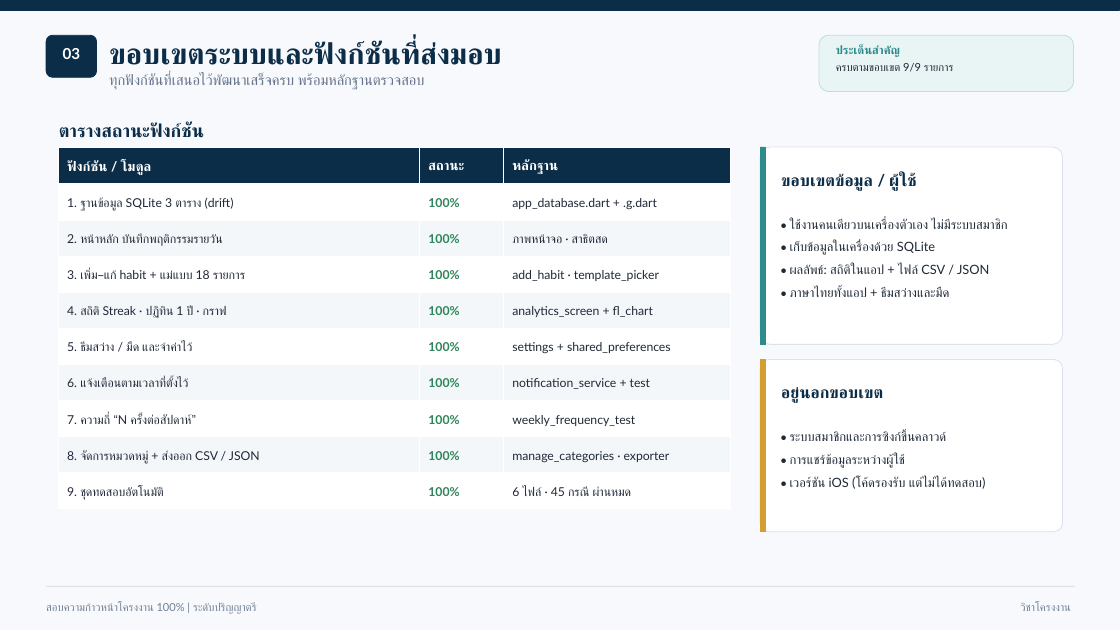
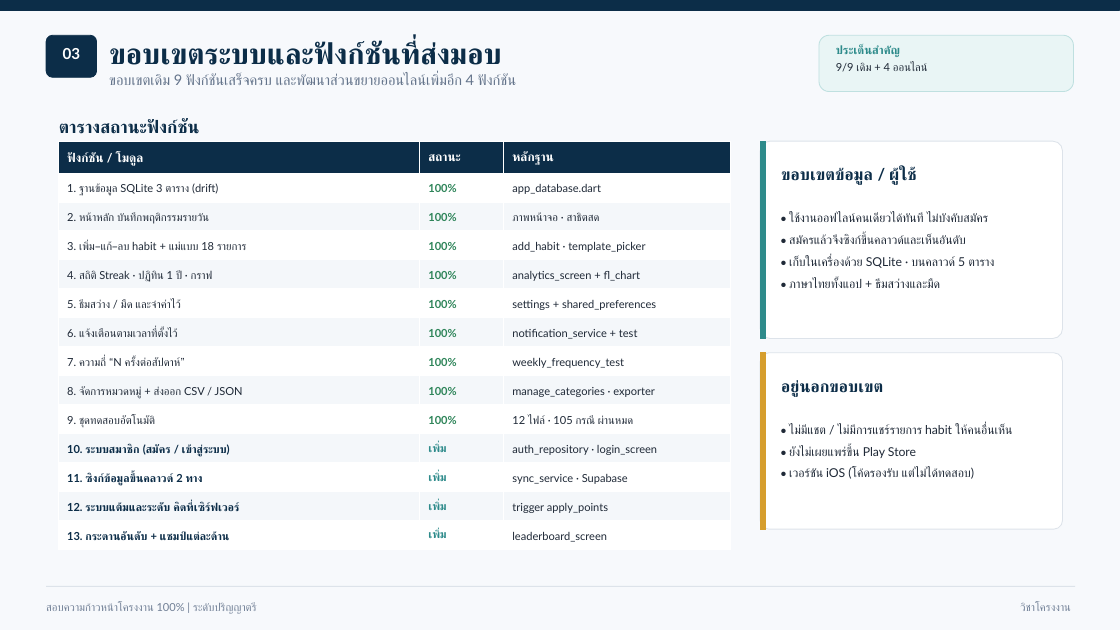
Before and after one commit to SuperMeteo/habit_tracker, a slide deck: slide 4 of docs/นำเสนอ100_HabitTracker.pptx. Drawn at 1120x630 pixels with LibreOffice and Linux fonts; fonts in the diff are those of the drawing. Boxes give left, top, right and bottom in pixels: in the first picture for what was removed or moved away, otherwise in the second. Text is boxed around its words. In the diff, an @@ line names an element or a change of style, - is before the commit and + after.

```diff
--- a/docs/นำเสนอ100_HabitTracker.pptx
+++ b/docs/นำเสนอ100_HabitTracker.pptx
@@ text at bbox=[109, 73, 516, 85]: text changed @@
-ทุกฟังก์ชันที่เสนอไว้พัฒนาเสร็จครบ พร้อมหลักฐานตรวจสอบ
+ขอบเขตเดิม 9 ฟังก์ชันเสร็จครบ และพัฒนาส่วนขยายออนไลน์เพิ่มอีก 4 ฟังก์ชัน
@@ text at bbox=[836, 63, 927, 72]: text changed @@
-ครบตามขอบเขต 9/9 รายการ
+9/9 เดิม + 4 ออนไลน์
@@ text "ตารางสถานะฟังก์ชัน" at bbox=[59, 119, 200, 134]: size 15.5 to 15 pt @@
@@ table at bbox=[59, 141, 731, 550] @@
-row 2, column 3: app_database.dart + .g.dart
+row 2, column 3: app_database.dart
-row 4, column 1: 3. เพิ่ม–แก้ habit + แม่แบบ 18 รายการ
+row 4, column 1: 3. เพิ่ม–แก้–ลบ habit + แม่แบบ 18 รายการ
-row 10: 9. ชุดทดสอบอัตโนมัติ | 100% | 6 ไฟล์ · 45 กรณี ผ่านหมด
+row 10: 9. ชุดทดสอบอัตโนมัติ | 100% | 12 ไฟล์ · 105 กรณี ผ่านหมด
+row 11: 10. ระบบสมาชิก (สมัคร / เข้าสู่ระบบ) | เพิ่ม | auth_repository · login_screen
+row 12: 11. ซิงก์ข้อมูลขึ้นคลาวด์ 2 ทาง | เพิ่ม | sync_service · Supabase
+row 13: 12. ระบบแต้มและระดับ คิดที่เซิร์ฟเวอร์ | เพิ่ม | trigger apply_points
+row 14: 13. กระดานอันดับ + แชมป์แต่ละด้าน | เพิ่ม | leaderboard_screen
@@ table: place and size @@
-table at bbox=[59, 147, 731, 509]
+table at bbox=[59, 141, 731, 550]
@@ 2 texts, 1 rounded rectangle, 1 rectangle: place and size @@
-2 texts, 1 rounded rectangle, 1 rectangle at bbox=[760, 147, 1063, 403]
+2 texts, 1 rounded rectangle, 1 rectangle at bbox=[760, 141, 1063, 397]
@@ text at bbox=[789, 212, 994, 268]: text changed; size 11 to 10.5 pt @@
-• ใช้งานคนเดียวบนเครื่องตัวเอง ไม่มีระบบสมาชิก
-• เก็บข้อมูลในเครื่องด้วย SQLite
-• ผลลัพธ์: สถิติในแอป + ไฟล์ CSV / JSON
+• ใช้งานออฟไลน์คนเดียวได้ทันที ไม่บังคับสมัคร
+• สมัครแล้วจึงซิงก์ขึ้นคลาวด์และเห็นอันดับ
+• เก็บในเครื่องด้วย SQLite · บนคลาวด์ 5 ตาราง
@@ text at bbox=[789, 278, 940, 288]: size 11 to 10.5 pt in "• ภาษาไทยทั้งแอป + ธีมสว่างและมืด" @@
@@ rounded rectangle: place and size @@
-rounded rectangle at bbox=[760, 360, 1063, 532]
+rounded rectangle at bbox=[760, 353, 1063, 529]
@@ rectangle: place and size @@
-rectangle at bbox=[760, 360, 765, 532]
+rectangle at bbox=[760, 353, 765, 529]
@@ text "• ไม่มีแชต / ไม่มีการแชร์รายการ habit ...": place and size @@
-text "• ไม่มีแชต / ไม่มีการแชร์รายการ habit ..." at bbox=[790, 431, 986, 489]
+text "• ไม่มีแชต / ไม่มีการแชร์รายการ habit ..." at bbox=[789, 446, 974, 479]
@@ text at bbox=[789, 446, 916, 458]: text changed; size 11 to 10.5 pt @@
-• ระบบสมาชิกและการซิงก์ขึ้นคลาวด์
-• การแชร์ข้อมูลระหว่างผู้ใช้
+• ไม่มีแชต / ไม่มีการแชร์รายการ habit ให้คนอื่นเห็น
+• ยังไม่เผยแพร่ขึ้น Play Store
@@ text at bbox=[789, 468, 974, 479]: size 11 to 10.5 pt in "• เวอร์ชัน iOS (โค้ดรองรับ แต่ไม่ได้ทดสอบ)" @@
```
Also in this commit, not shown: 13 other slides changed, 4 slides added, 2 slides removed, 9 other files.
